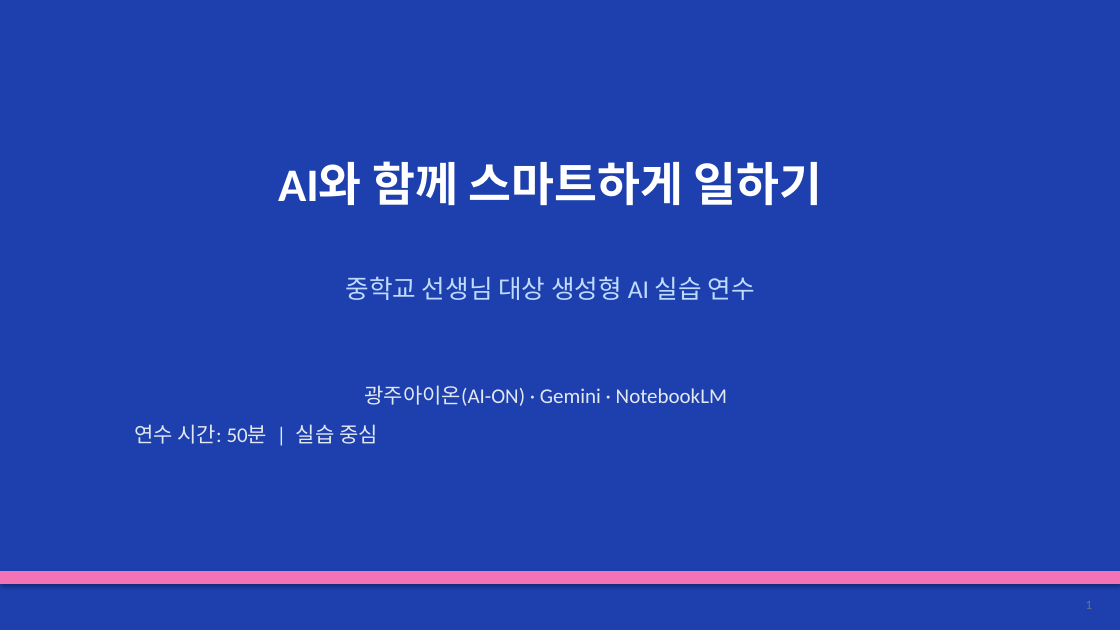
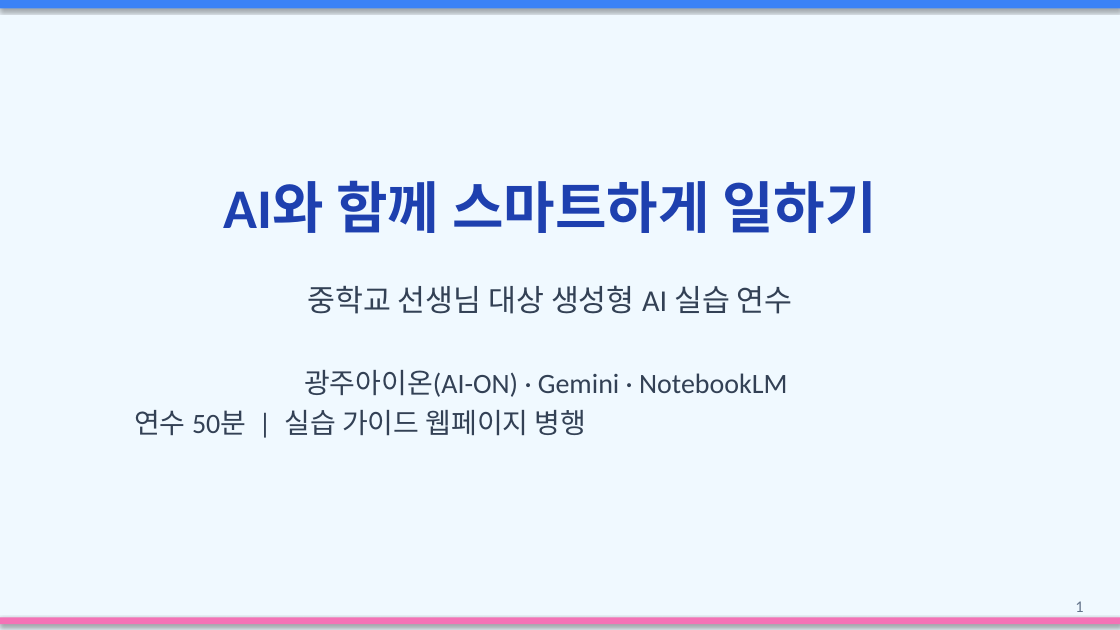
Before and after one commit to richee-pc/26AI, a slide deck: slide 1 of materials/AI_lecture_script.pptx. Drawn at 1120x630 pixels with LibreOffice and Linux fonts; fonts in the diff are those of the drawing. Boxes give left, top, right and bottom in pixels: in the first picture for what was removed or moved away, otherwise in the second. Text is boxed around its words. In the diff, an @@ line names an element or a change of style, - is before the commit and + after.

```diff
--- a/materials/AI_lecture_script.pptx
+++ b/materials/AI_lecture_script.pptx
@@ background #1E40AF to #F0F9FF @@
@@ rectangle added at <box>0,0,1120,8</box>, fill #3B82F6 @@
@@ text "AI와 함께 스마트하게 일하기": place and size @@
-text "AI와 함께 스마트하게 일하기" at <box>278,161,823,205</box>
+text "AI와 함께 스마트하게 일하기" at <box>223,180,876,233</box>
@@ text "AI와 함께 스마트하게 일하기" at <box>223,180,876,233</box>: size 40 to 48 pt, text colour #FFFFFF to #1E40AF @@
@@ text "중학교 선생님 대상 생성형 AI ...": place and size @@
-text "중학교 선생님 대상 생성형 AI ..." at <box>346,276,755,300</box>
+text "중학교 선생님 대상 생성형 AI ..." at <box>307,285,793,314</box>
@@ text "중학교 선생님 대상 생성형 AI ..." at <box>307,285,793,314</box>: size 22 to 26 pt, text colour #BFDBFE to #334155 @@
@@ text "광주아이온(AI-ON) · Gemini · NotebookLM": place and size @@
-text "광주아이온(AI-ON) · Gemini · NotebookLM" at <box>134,385,727,444</box>
+text "광주아이온(AI-ON) · Gemini · NotebookLM" at <box>134,370,787,436</box>
@@ text at <box>304,370,787,397</box>: size 18 to 24 pt, text colour #E2E8F0 to #334155 in "광주아이온(AI-ON) · Gemini · NotebookLM"; less space between paragraphs @@
@@ text at <box>134,410,587,436</box>: text changed; size 18 to 24 pt; text colour #E2E8F0 to #334155 @@
-연수 시간: 50분 | 실습 중심
+연수 50분 | 실습 가이드 웹페이지 병행
@@ text "1": place and size @@
-text "1" at <box>1086,601,1092,609</box>
+text "1" at <box>1075,601,1083,612</box>
@@ text "1" at <box>1075,601,1083,612</box>: size 11 to 14 pt @@
@@ rectangle: place and size @@
-rectangle at <box>0,571,1120,584</box>
+rectangle at <box>0,618,1120,624</box>
```
Also in this commit, not shown: 5 other slides changed, 12 slides added, 4 slides removed, 10 other files.
